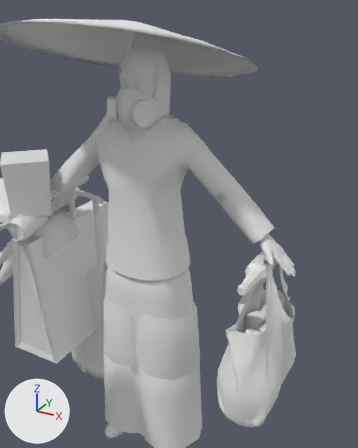
The COLLADA model objects3d/civilian5_arab.dae, before and after one commit.
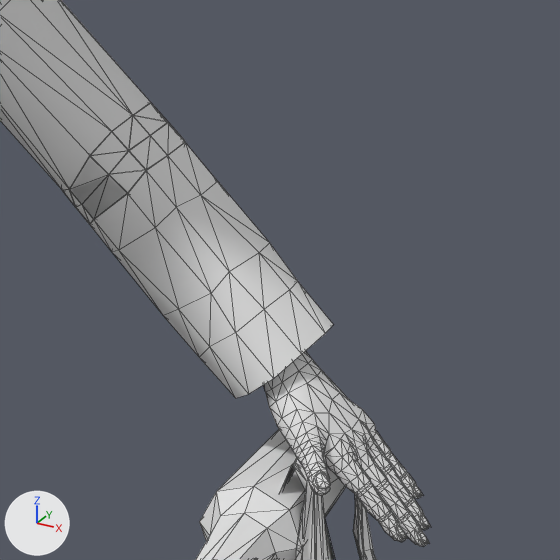
The first picture shows the older version from a 50 mm camera at (15.02, -23.49, 28.39) aimed at (3.36, -2.28, 17.79). The close-ups show the older and then the newer version on the part from 56% to 91% of the width and 35% to 62% of the height of that picture. Only the edits that show in the close-ups are written down. Arrows for +X, +Y and +Z are at lower left; the lights stay in place. The close-ups show mesh edges as thin lines. Where no turn or scale is listed for an object, it has been applied to the vertices.

The first close-up shows 'Hand2', 'LowArm2', 'ShoppingBag', 'UpArm2', 'molotow'.
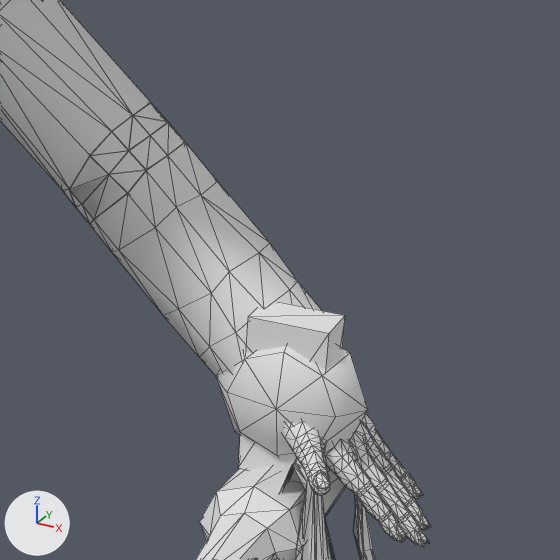
The change in detail:
Material '_01 - Default' (mat_01___default) is new.
Its base color is (0.8, 0.8, 0.8) (white #e7e7e7).
Its roughness is 0.84.
Mesh me_stone2mesh is new.
It is a box spanning x 0.84..1.82, y -0.64..-0.07, z -2.06..-0.08.
It uses material mat_01___default (its picture is missing).
Mesh me_stone1mesh is new.
It has 26 vertices, 48 faces and spans x 0.39..2.28, y -0.86..0.14, z -2.02..-0.12.
It uses material mat_01___default (its picture is missing).
Object 'stone2' (ob_stone2) is new; it shows me_stone2mesh.
Its location is (6.22, -0.07, 17.96).
Object 'stone1' (ob_stone1) is new; it shows me_stone1mesh.
Its location is (6.22, -0.07, 17.96).

Location of each change, (x1, y1, x2, y2) in pixels of the close-ups (560 x 560 px):
'stone1', added: after (216, 344, 368, 457)
'stone2', added: after (238, 302, 345, 483)
